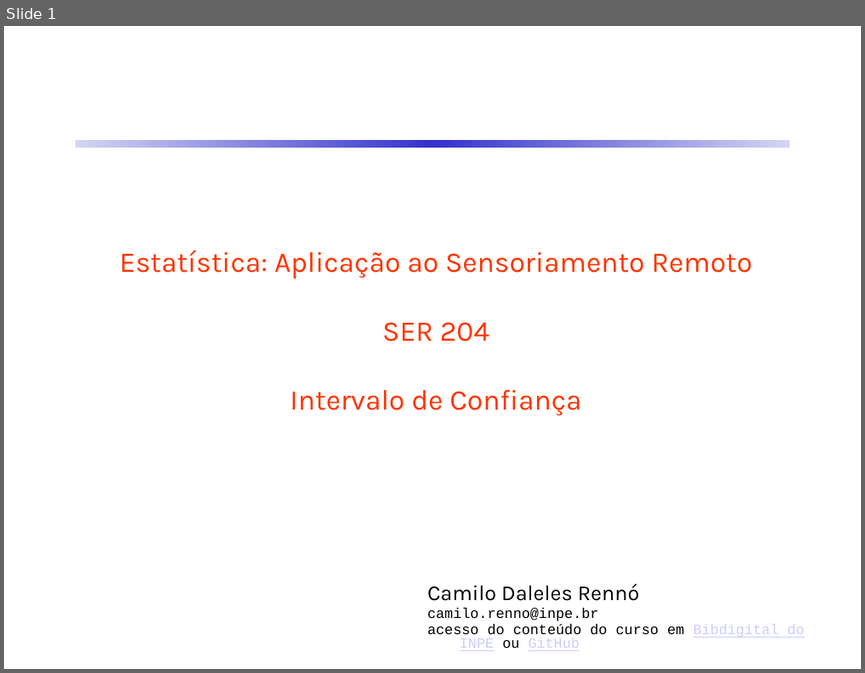
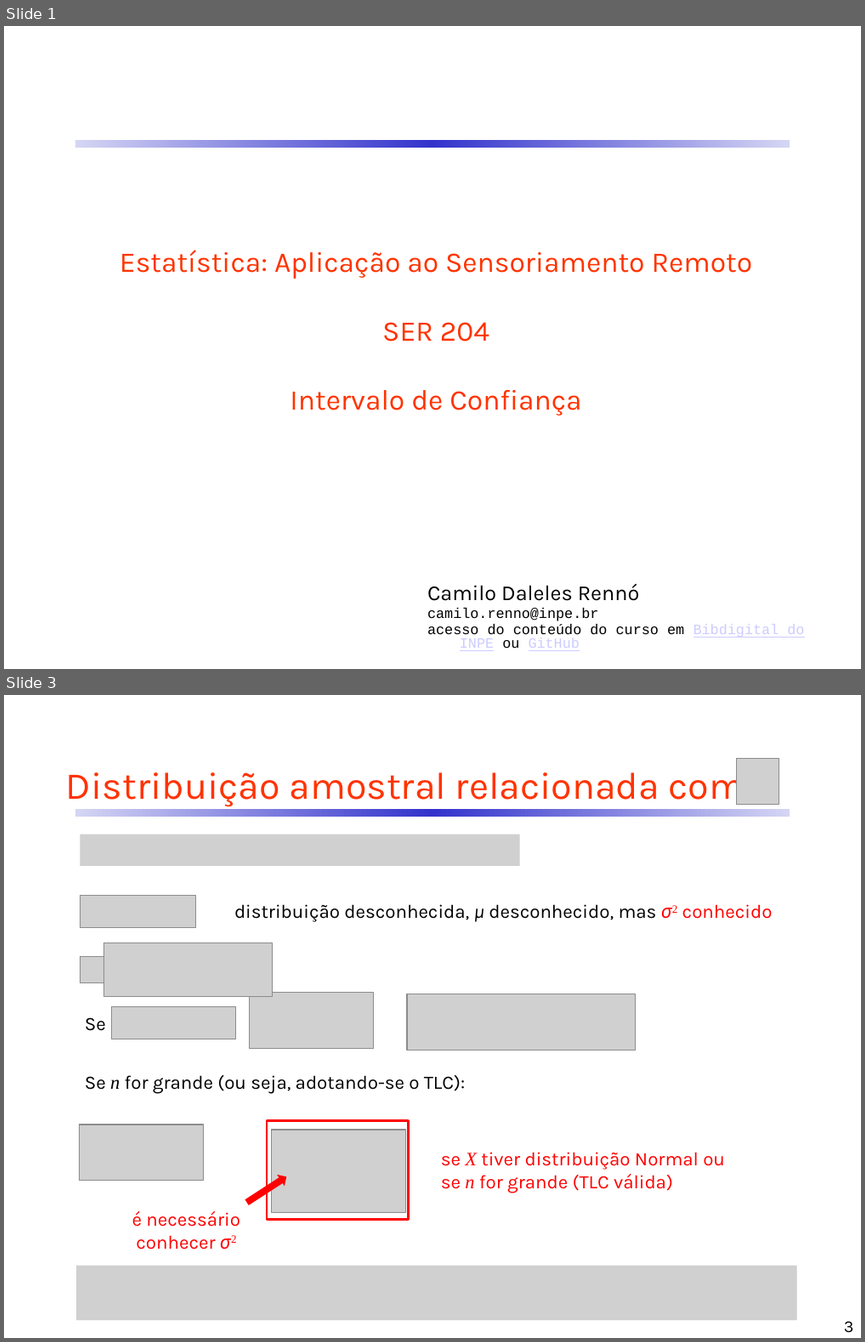
Before and after one commit to CDRenno/Estatistica, a slide deck: ppt/06InfEstat_IntConf.pptx. Shown one above the other, each under a label of ours: slide 1 before the commit, slides 1 and 3 after it; the slides between them are not shown. The pictures are 865x673 and 865x1342 pixels, drawn with LibreOffice and Linux fonts; fonts in the diff are those of the drawing; grey boxes stand for pictures. Boxes give left, top, right and bottom in pixels: in the first picture for what was removed or moved away, otherwise in the second. Text is boxed around its words. In the diff, an @@ line names an element or a change of style, - is before the commit and + after.

```diff
--- a/ppt/06InfEstat_IntConf.pptx
+++ b/ppt/06InfEstat_IntConf.pptx
@@ slide 3 added at (x1=4, y1=695, x2=861, y2=1338), background #FFFFFF; not listed: 1 template element that a slide beside it also shows @@
@@ title added at (x1=66, y1=765, x2=744, y2=807), 32 pt, text #FF3300 @@
+Distribuição amostral relacionada com
@@ picture added at (x1=736, y1=759, x2=778, y2=804) @@
@@ picture added at (x1=80, y1=834, x2=520, y2=866) @@
@@ picture added at (x1=80, y1=895, x2=196, y2=927) @@
@@ text added at (x1=234, y1=904, x2=772, y2=922), 16 pt, text #000000 @@
+distribuição desconhecida, μ desconhecido, mas σ2 conhecido
@@ picture added at (x1=103, y1=943, x2=273, y2=997) @@
@@ picture added at (x1=80, y1=956, x2=135, y2=984) @@
@@ picture added at (x1=249, y1=993, x2=373, y2=1048) @@
@@ picture added at (x1=407, y1=994, x2=635, y2=1049) @@
@@ text added at (x1=85, y1=1017, x2=106, y2=1031), 16 pt, text #000000 @@
+Se :
@@ picture added at (x1=112, y1=1007, x2=236, y2=1038) @@
@@ picture added at (x1=249, y1=1006, x2=347, y2=1037) @@
@@ text added at (x1=85, y1=1075, x2=465, y2=1094), 16 pt, text #000000 @@
+Se n for grande (ou seja, adotando-se o TLC):
@@ picture added at (x1=80, y1=1124, x2=204, y2=1180) @@
@@ rectangle added at (x1=267, y1=1120, x2=409, y2=1219), outline #FF0000 2 pt @@
@@ picture added at (x1=80, y1=1139, x2=132, y2=1166) @@
@@ picture added at (x1=271, y1=1129, x2=406, y2=1213) @@
@@ text added at (x1=441, y1=1151, x2=725, y2=1193), 16 pt, text #FF0000 @@
+se X tiver distribuição Normal ou se n for grande (TLC válida)
@@ down arrow added at (x1=244, y1=1170, x2=290, y2=1208), fill #FF0000 @@
@@ text added at (x1=132, y1=1211, x2=240, y2=1249), 16 pt, text #FF0000 @@
+é necessário conhecer σ2
@@ picture added at (x1=76, y1=1265, x2=796, y2=1320) @@
@@ page number added at (x1=844, y1=1321, x2=854, y2=1333), 14 pt, text #000000 @@
+3
```
Also in this commit, not shown: 13 other slides added, 3 other files.
